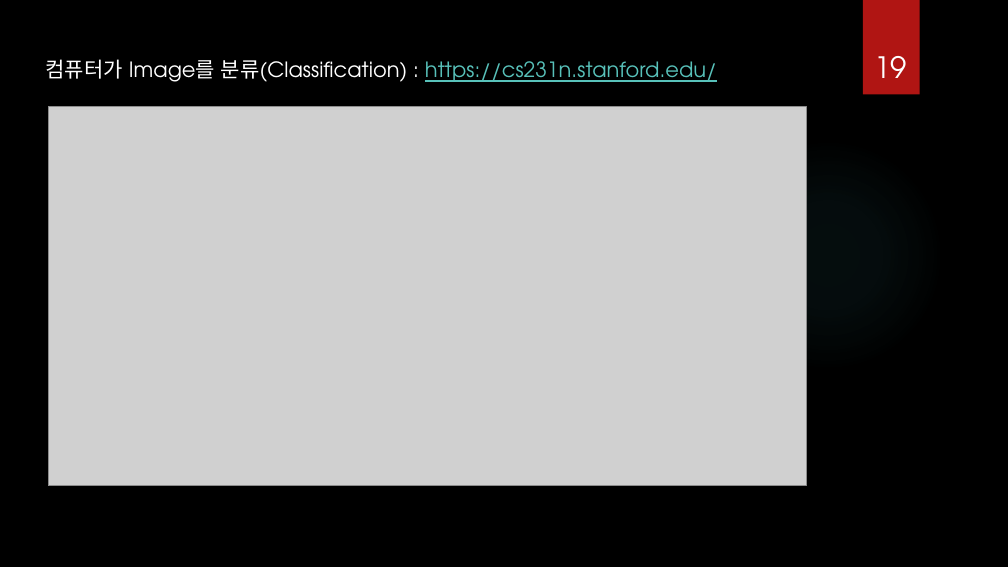
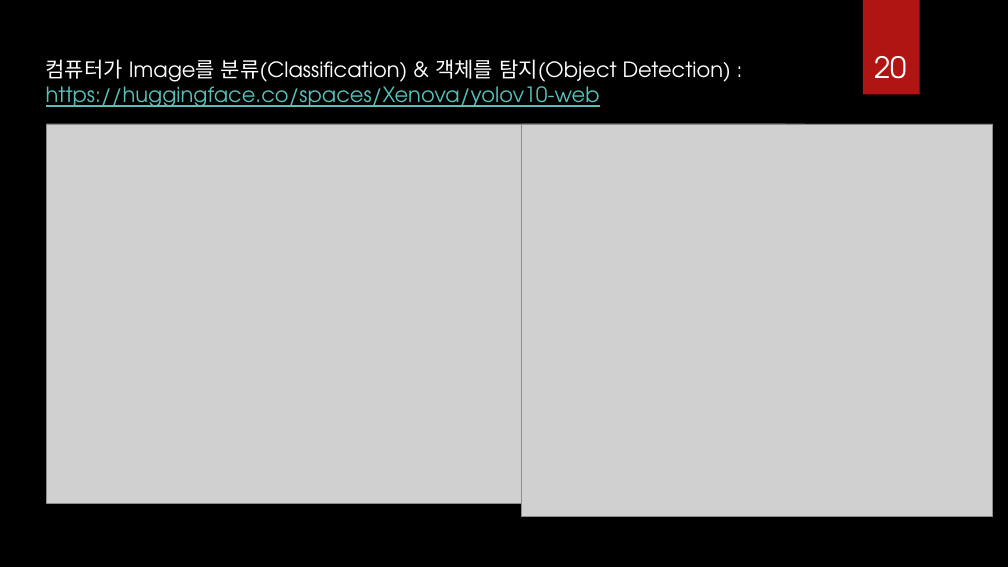
Before and after one commit to ancestor9/2026_Fall_AI-Literacy, a slide deck: slide 20 of AI Literacy.pptx (slide 19 before the commit). Drawn at 1008x567 pixels with LibreOffice and Linux fonts; fonts in the diff are those of the drawing; grey boxes stand for pictures; background and template pictures are left out. Boxes give left, top, right and bottom in pixels: in the first picture for what was removed or moved away, otherwise in the second. Text is boxed around its words. In the diff, an @@ line names an element or a change of style, - is before the commit and + after.

```diff
--- a/AI Literacy.pptx
+++ b/AI Literacy.pptx
@@ text at <box>46,59,731,107</box>: text changed @@
-컴퓨터가 Image를 분류(Classification) : https://cs231n.stanford.edu/
+컴퓨터가 Image를 분류(Classification) & 객체를 탐지(Object Detection) : https://huggingface.co/spaces/Xenova/yolov10-web
@@ page number at <box>874,56,907,79</box>: text changed @@
-19
+20
@@ picture: place and size @@
-picture at <box>48,107,787,386</box>
+picture at <box>47,124,786,404</box>
@@ picture: place and size @@
-picture at <box>48,107,807,486</box>
+picture at <box>47,124,805,504</box>
@@ picture: place and size @@
-picture at <box>48,111,787,425</box>
+picture at <box>47,129,786,442</box>
@@ picture added at <box>522,124,993,516</box> @@
@@ ellipse removed at <box>712,138,944,371</box> @@
```
Also in this commit, not shown: 2 slides added.
